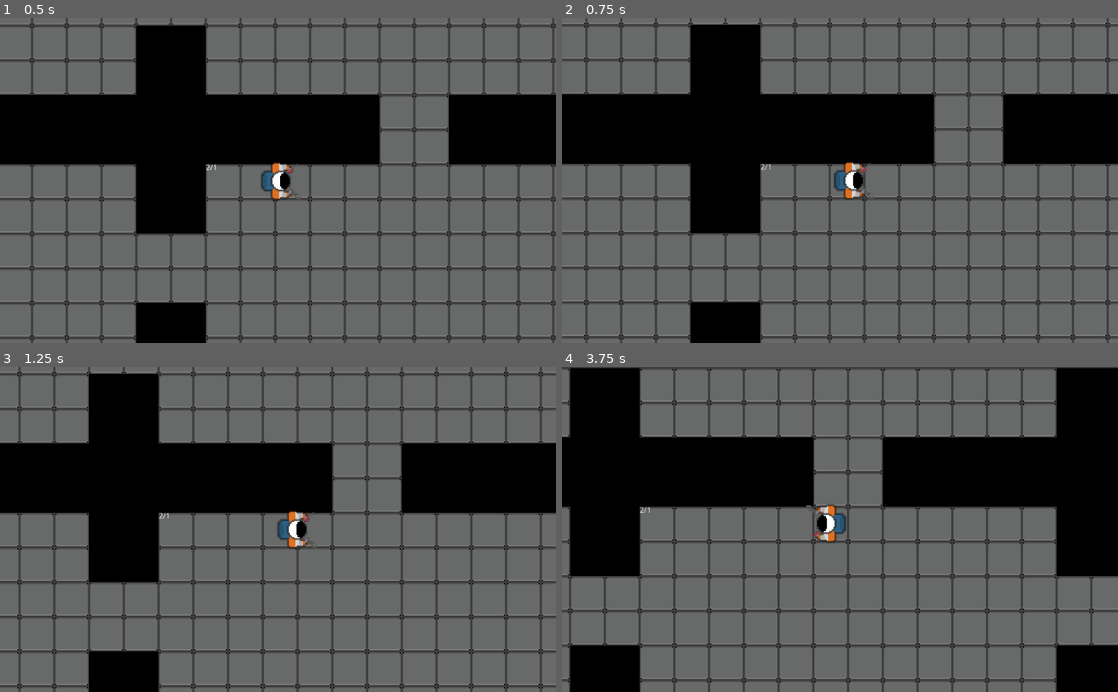
Above: before the commit, frames 1-4 (two rows, left to right).
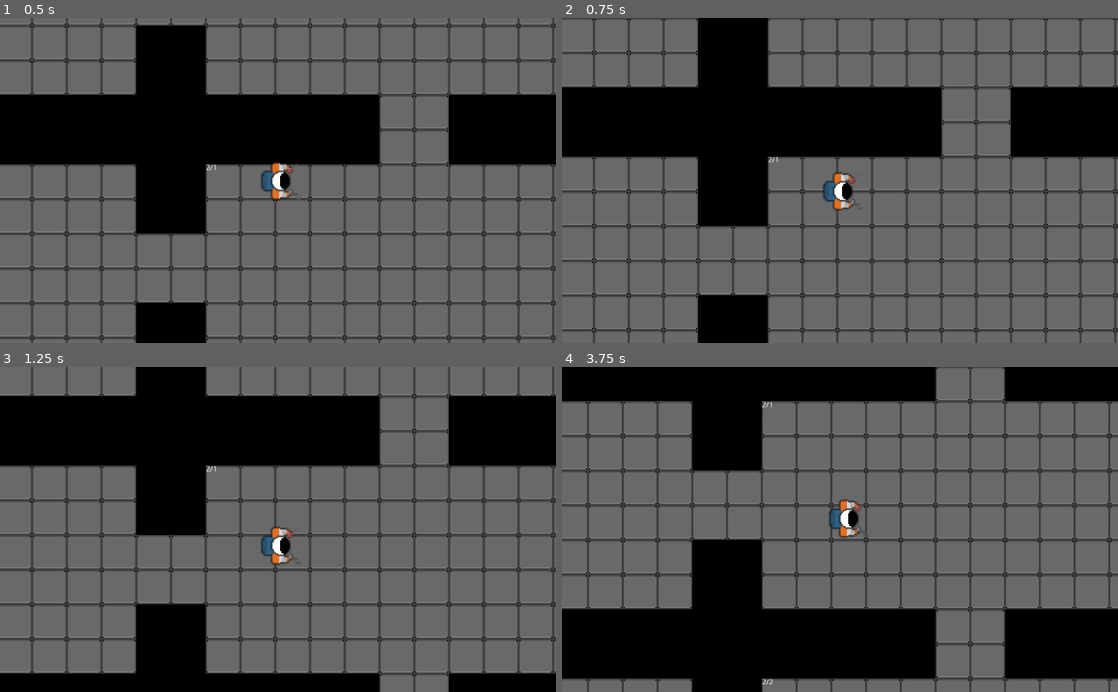
Above: after the commit, the same moments.

Repository: frankakn7/NothingIsPermanent
Game: Godot game, scene res://Main.tscn
The game is run twice, just before and just after one commit, with the same random seed, the same clock (stepped at 60 frames per second) and the same inputs.
Inputs:
- Up to frame 1 (0.5 s): no input
- Up to frame 2 (0.75 s): hold D (move_right) from 0.53 s (still down)
- Up to frame 3 (1.25 s): keep holding D (move_right)
- Up to frame 4 (3.75 s): release D (move_right) at 1.28 s; hold S (move_down, bound only before the commit) 1.28-2.03 s; hold D (move_right) 2.03-2.78 s; hold W (move_up, bound only before the commit) 2.78-3.53 s; hold A (move_left) from 3.53 s (still down)

Frame 1 is identical in both runs. In frame 2, 23% of the frame differs, in the area x 0-100%, y 0-100%; in frame 3, 48%; in frame 4, 62%.

Commit message:
Set up rotation based movement - q-e based rotation added - movement based on that rotation system

Diff:
--- a/Game_Files/Player.gd
+++ b/Game_Files/Player.gd
@@ -2,11 +2,14 @@
 
 
 # Declare member variables here. Examples:
-var moveSpeed : int = 10
+var movement_speed_forward : int = 10
+var movement_speed_strive : int = 5
+var movement_speed_backward : int = 5
+var rotation_speed : int = 3
 
 var vel : Vector2 = Vector2()
 var facingDir : Vector2 = Vector2()
-
+var rotation_dir : int = 0
 
 func _ready():
 	pass # Replace with function body.
@@ -23,17 +26,24 @@
 func _physics_process (delta):
 
 	vel = Vector2()
+	rotation_dir = 0
 
-	if Input.is_action_pressed("move_up"):
-		changeDirection(0,-1);
-	if Input.is_action_pressed("move_down"):
-		changeDirection(0,1)
+	if Input.is_action_pressed("move_forward"):
+		vel += Vector2(movement_speed_forward, 0).rotated(rotation)
+	if Input.is_action_pressed("move_back"):
+		vel += Vector2(- movement_speed_backward, 0).rotated(rotation)
+	if Input.is_action_pressed("move_right"):
+		vel += Vector2(0, movement_speed_strive).rotated(rotation)
 	if Input.is_action_pressed("move_left"):
-		changeDirection(-1,0)
-	if Input.is_action_pressed("move_right"):
-		changeDirection(1,0)
+		vel += Vector2(0, - movement_speed_strive).rotated(rotation)
+	if Input.is_action_pressed("rotate_left"):
+		rotation_dir -= 1
+	if Input.is_action_pressed("rotate_right"):
+		rotation_dir += 1
+
+	rotation += rotation_dir * rotation_speed * delta
 
 	vel = vel.normalized()
 	facingDir = facingDir.normalized()
 
-	move_and_slide(vel * moveSpeed * delta * 1000)
+	move_and_slide(vel * movement_speed_forward * delta * 1000)
--- a/Game_Files/project.godot
+++ b/Game_Files/project.godot
@@ -20,16 +20,6 @@
 
 [input]
 
-move_up={
-"deadzone": 0.5,
-"events": [ Object(InputEventKey,"resource_local_to_scene":false,"resource_name":"","device":0,"alt":false,"shift":false,"control":false,"meta":false,"command":false,"pressed":false,"scancode":87,"unicode":0,"echo":false,"script":null)
- ]
-}
-move_down={
-"deadzone": 0.5,
-"events": [ Object(InputEventKey,"resource_local_to_scene":false,"resource_name":"","device":0,"alt":false,"shift":false,"control":false,"meta":false,"command":false,"pressed":false,"scancode":83,"unicode":0,"echo":false,"script":null)
- ]
-}
 move_left={
 "deadzone": 0.5,
 "events": [ Object(InputEventKey,"resource_local_to_scene":false,"resource_name":"","device":0,"alt":false,"shift":false,"control":false,"meta":false,"command":false,"pressed":false,"scancode":65,"unicode":0,"echo":false,"script":null)
@@ -40,6 +30,26 @@
 "events": [ Object(InputEventKey,"resource_local_to_scene":false,"resource_name":"","device":0,"alt":false,"shift":false,"control":false,"meta":false,"command":false,"pressed":false,"scancode":68,"unicode":0,"echo":false,"script":null)
  ]
 }
+rotate_left={
+"deadzone": 0.5,
+"events": [ Object(InputEventKey,"resource_local_to_scene":false,"resource_name":"","device":0,"alt":false,"shift":false,"control":false,"meta":false,"command":false,"pressed":false,"scancode":81,"unicode":0,"echo":false,"script":null)
+ ]
+}
+rotate_right={
+"deadzone": 0.5,
+"events": [ Object(InputEventKey,"resource_local_to_scene":false,"resource_name":"","device":0,"alt":false,"shift":false,"control":false,"meta":false,"command":false,"pressed":false,"scancode":69,"unicode":0,"echo":false,"script":null)
+ ]
+}
+move_forward={
+"deadzone": 0.5,
+"events": [ Object(InputEventKey,"resource_local_to_scene":false,"resource_name":"","device":0,"alt":false,"shift":false,"control":false,"meta":false,"command":false,"pressed":false,"scancode":87,"unicode":0,"echo":false,"script":null)
+ ]
+}
+move_back={
+"deadzone": 0.5,
+"events": [ Object(InputEventKey,"resource_local_to_scene":false,"resource_name":"","device":0,"alt":false,"shift":false,"control":false,"meta":false,"command":false,"pressed":false,"scancode":83,"unicode":0,"echo":false,"script":null)
+ ]
+}
 
 [rendering]
 
Not shown, added: Game_Files/Player.tscn.tmp
